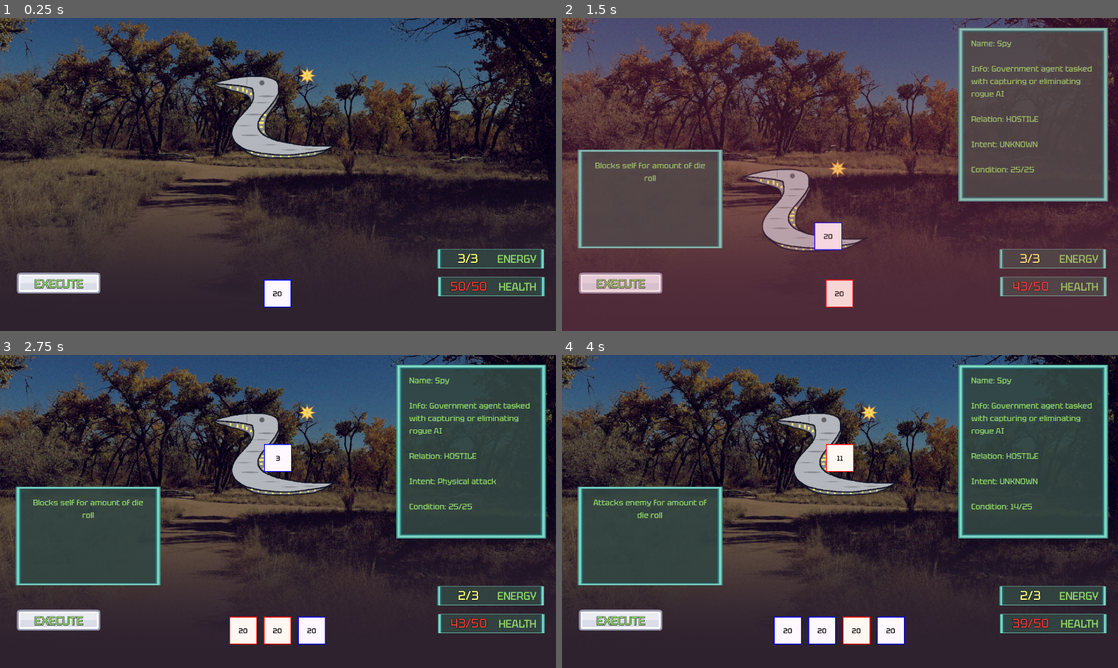
Above: before the commit, frames 1-4 (two rows, left to right).
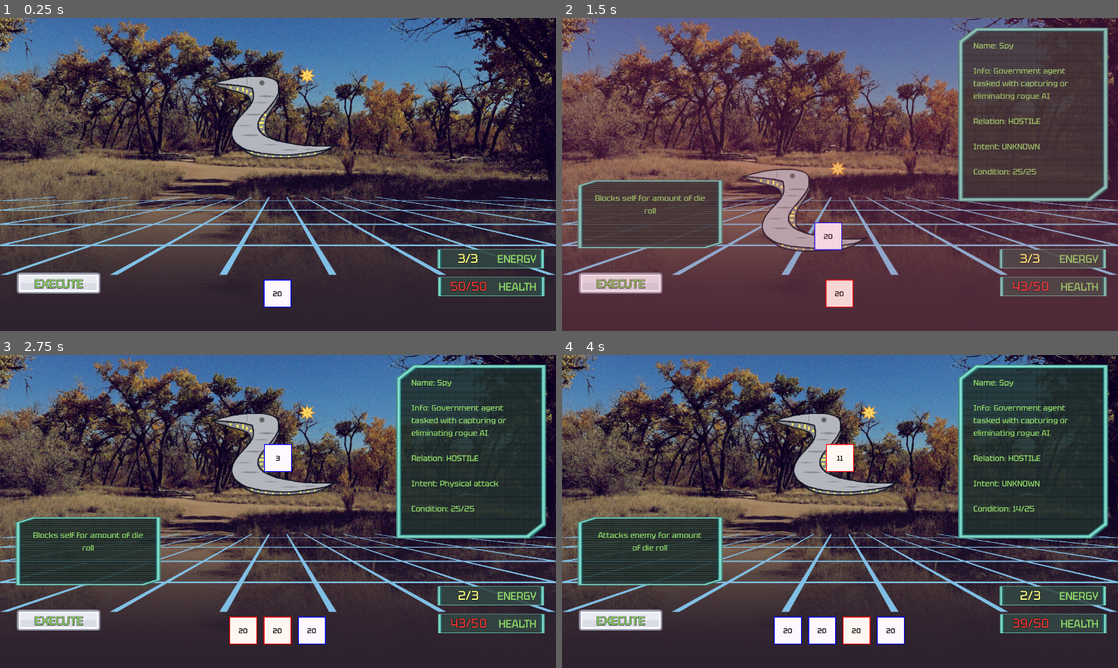
Above: after the commit, the same moments.

Repository: platopixel/d20
Game: Godot game, scene res://scenes/main.tscn
Two runs of this game, one before a commit and one after it. Both use one fixed random seed, a clock stepped at 60 frames per second and the inputs below.
Inputs (mouse positions are in pixels of both pictures, inside the frame that each line leads up to):
- Up to frame 1 (0.25 s): no input
- Up to frame 2 (1.5 s): click "EXECUTE" at 0.5 s; drag from (823, 293) to (840, 121) at 1.27 s
- Up to frame 3 (2.75 s): click "EXECUTE" at 2 s
- Up to frame 4 (4 s): tap Enter at 2.75 s; drag from (806, 630) to (840, 458) at 2.77 s; click "EXECUTE" at 3.5 s

The runs differ from the first frame. In frame 1, 36% of the frame differs, in the area x 0-100%, y 0-83%; in frame 2, 28%; in frame 3, 35%; in frame 4, 35%.

Commit message:
update interface panels

Diff:
--- a/scenes/game_table.tscn
+++ b/scenes/game_table.tscn
@@ -6,6 +6,7 @@
 [ext_resource type="Texture2D" uid="uid://d1u5tqt2h8f41" path="res://assets/bosque-trail.png" id="3_6q30b"]
 [ext_resource type="Script" path="res://enemies/enemy_handler.gd" id="4_bvnc7"]
 [ext_resource type="Resource" uid="uid://c85e051l1578x" path="res://enemies/spy/spy_enemy.tres" id="5_6fbiy"]
+[ext_resource type="Texture2D" uid="uid://0ep870o4iql6" path="res://assets/ui-grid.png" id="5_ads4c"]
 [ext_resource type="Script" path="res://scenes/ui/battle_ui.gd" id="6_rg7ft"]
 [ext_resource type="Script" path="res://scenes/player_handler.gd" id="7_t6lt2"]
 [ext_resource type="PackedScene" uid="uid://7h0jvdjn6qic" path="res://scenes/player.tscn" id="7_txw2l"]
@@ -32,7 +33,7 @@
 player_stats = ExtResource("8_w6sov")
 
 [node name="Background" type="Sprite2D" parent="."]
-modulate = Color(0.509286, 0.509286, 0.509286, 1)
+modulate = Color(0.733005, 0.733005, 0.733005, 1)
 z_index = -1
 texture = ExtResource("3_6q30b")
 centered = false
@@ -43,6 +44,14 @@
 offset_bottom = 720.0
 mouse_filter = 2
 texture = ExtResource("13_uwq77")
+
+[node name="TextureRect" type="TextureRect" parent="UIBackground"]
+layout_mode = 0
+offset_top = 295.0
+offset_right = 1280.0
+offset_bottom = 674.0
+texture = ExtResource("5_ads4c")
+expand_mode = 2
 
 [node name="DieDropArea" type="Area2D" parent="."]
 collision_layer = 2
@@ -90,7 +99,7 @@
 
 [node name="DiceTooltip" parent="BattleUI" instance=ExtResource("10_s1a8w")]
 offset_left = -604.0
-offset_top = 303.0
+offset_top = 373.0
 offset_right = -270.0
 offset_bottom = 530.0
 script = ExtResource("13_qyf4o")
--- a/scenes/ui/tooltip.tscn
+++ b/scenes/ui/tooltip.tscn
@@ -1,8 +1,10 @@
-[gd_scene load_steps=4 format=3 uid="uid://dcn4hskvgsfw7"]
+[gd_scene load_steps=5 format=3 uid="uid://dcn4hskvgsfw7"]
 
 [ext_resource type="Theme" uid="uid://d3nt4vpn2j01h" path="res://main_theme.tres" id="1_5w7cy"]
 [ext_resource type="Script" path="res://scenes/ui/tooltip.gd" id="2_m1x4p"]
-[ext_resource type="Texture2D" uid="uid://jxi83ayxvohl" path="res://assets/interface-panel.png" id="3_jpy45"]
+[ext_resource type="Texture2D" uid="uid://6068gg2s2ur1" path="res://assets/interface-panel-corners.png" id="3_2i5lq"]
+
+[sub_resource type="StyleBoxEmpty" id="StyleBoxEmpty_3wkr8"]
 
 [node name="Tooltip" type="PanelContainer"]
 anchors_preset = 5
@@ -13,18 +15,19 @@
 offset_bottom = 190.0
 grow_horizontal = 2
 theme = ExtResource("1_5w7cy")
+theme_override_styles/panel = SubResource("StyleBoxEmpty_3wkr8")
 script = ExtResource("2_m1x4p")
 
 [node name="TextureRect" type="TextureRect" parent="."]
 layout_mode = 2
-texture = ExtResource("3_jpy45")
+texture = ExtResource("3_2i5lq")
 expand_mode = 1
 
 [node name="MarginContainer" type="MarginContainer" parent="."]
 layout_mode = 2
-theme_override_constants/margin_left = 30
-theme_override_constants/margin_top = 25
-theme_override_constants/margin_right = 30
+theme_override_constants/margin_left = 35
+theme_override_constants/margin_top = 30
+theme_override_constants/margin_right = 35
 theme_override_constants/margin_bottom = 25
 
 [node name="VBoxContainer" type="VBoxContainer" parent="MarginContainer"]
Binary file added: assets/interface-panel-corners.png
Not shown, added: assets/interface-panel-corners.png.import
Binary file added: assets/ui-grid.png
Not shown, added: assets/ui-grid.png.import
Not shown: 1 places in scenes/game_table.tscn that only renumber resources
